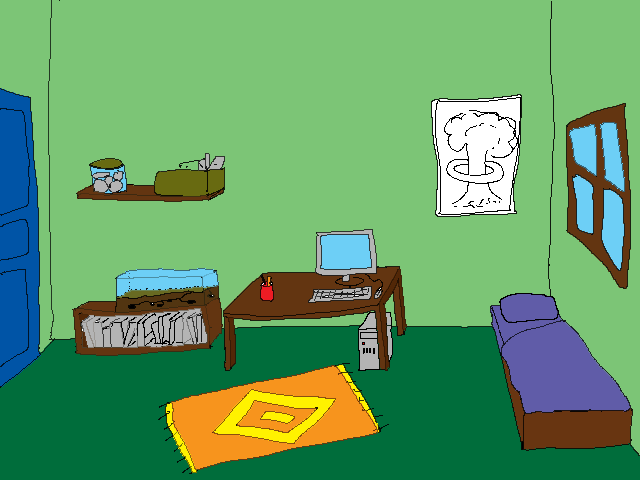
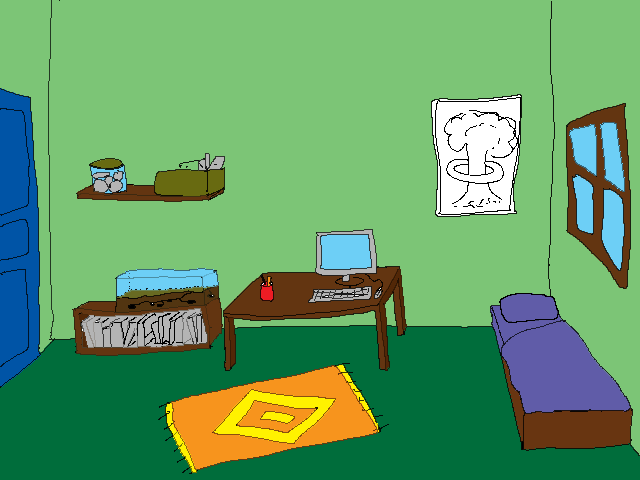
The second 640x480 image is a revision of the first. Changes to its layers:
painted on "chambre.png" over [358, 312, 393, 371]
